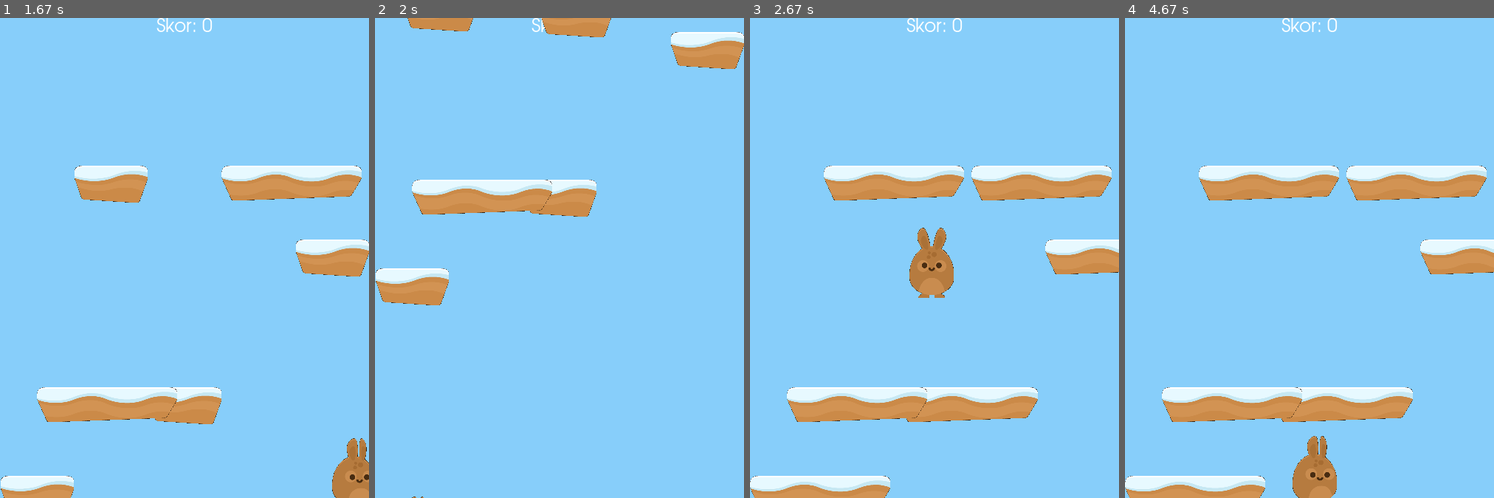
Above: before the commit, frames 1-4 (left to right).
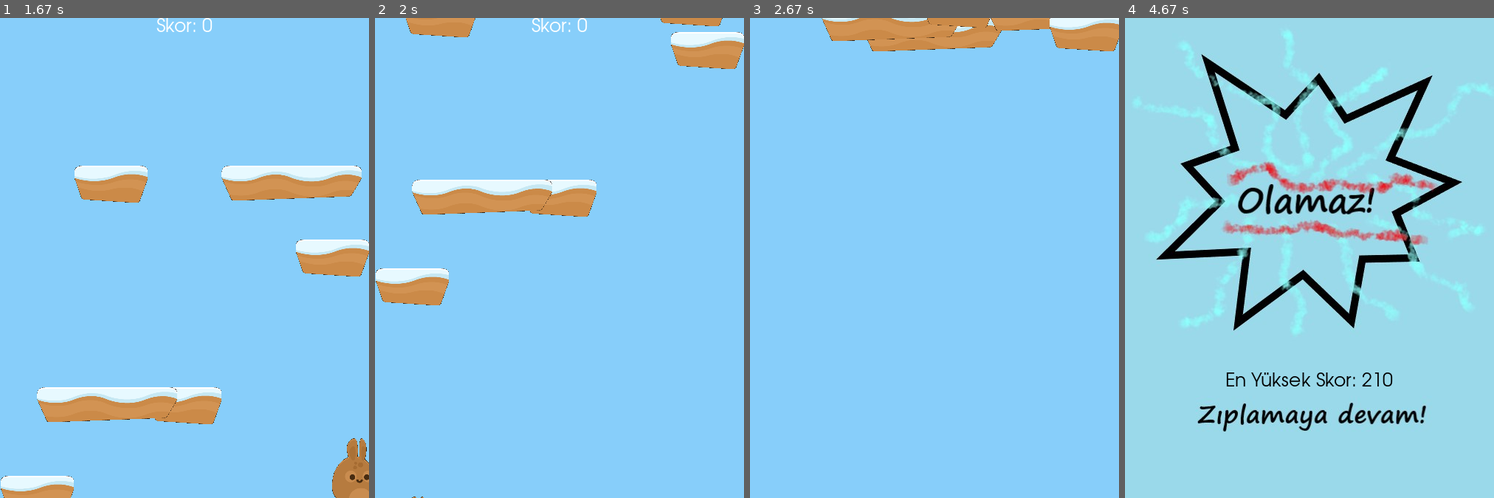
Above: after the commit, the same moments.

Repository: ProjeYonetimiDersi/Butunleme-Pygame
Game: pygame game, started from projeyonetimiButunleme/main.py
The game is run twice, just before and just after one commit, with the same random seed, the same clock (stepped at 60 frames per second) and the same inputs.
Inputs:
- Up to frame 1 (1.67 s): tap Enter at 0.33 s; tap Space at 0.67 s; hold Right 1-1.47 s; hold Right from 1.5 s (still down)
- Up to frame 2 (2 s): release Right at 1.97 s
- Up to frame 3 (2.67 s): hold Left 2-2.53 s; hold Left from 2.57 s (still down)
- Up to frame 4 (4.67 s): release Left at 2.97 s; hold Right 3-3.63 s; hold Left 3.67-4.13 s; hold Right 4.17-4.63 s

Frame 1 is identical in both runs. In frame 2, 1.1% of the frame differs, in the area x 8-95%, y 0-4%; in frame 3, 18%; in frame 4, 28%, in the area x 0-100%, y 0-100%.

Commit message:
Düşman oluşumu, platform oluşumu, skor kaydı ve zıplama mekaniği düzeltildi.

Diff:
--- a/projeyonetimiButunleme/main.py
+++ b/projeyonetimiButunleme/main.py
@@ -10,6 +10,7 @@
         self.clock = pygame.time.Clock()
         self.spritesheet = Spritesheet(SPRITESHEET)
         self.running = True
+        self.platformsayac = 0
         self.sayac = 0
         self.skor = 0
         self.maksimumSkor = 0
@@ -80,6 +81,7 @@
             if carpismalar:
                 durum = self.player.rect.midbottom[0] <= carpismalar[0].rect.left - 10 or self.player.rect.midbottom[0] >= carpismalar[0].rect.right + 10
                 if carpismalar[0].rect.center[1] + 7 > self.player.rect.bottom and not durum:
+                    self.player.jumping = True
                     self.player.hiz.y = 0
                     self.player.rect.bottom = carpismalar[0].rect.top
 
@@ -97,6 +99,22 @@
 
         dusmanTemasi = pygame.sprite.spritecollide(self.player, self.enemies, False, pygame.sprite.collide_mask)
         if dusmanTemasi:
+            try:
+                with open("skor.txt", "r") as dosya:
+                    kayitliSkor = int(dosya.read())
+                    if self.skor > kayitliSkor:
+                        with open("skor.txt", "w") as dosya:
+                            dosya.writelines(str(self.skor))
+                        self.maksimumSkor = self.skor
+                    else:
+                        with open("skor.txt","r") as dosya:
+                            skor = str(dosya.read())
+                            self.maksimumSkor = skor
+            except FileNotFoundError:
+                with open("skor.txt", "w") as dosya:
+                    dosya.writelines(str(self.skor))
+                    self.maksimumSkor = skor
+
             self.skor = 0
             self.playing = False
 
@@ -128,8 +146,19 @@
 
 
         while len(self.platforms) < 6:
-            genislik = random.randrange(50, 100)
-            p = Platform(self, random.randrange(0, WIDTH-genislik), random.randrange(-40, 0))
+            if self.platformsayac == 0:
+                genislik = random.randrange(50, 100)
+                p = Platform(self, random.randrange(0, WIDTH - genislik), random.randrange(-2, 0))
+            else:
+                genislik = random.randrange(50, 100)
+                p = Platform(self, random.randrange(0, WIDTH - genislik), random.randrange(-42, -2))
+
+            self.platformsayac += 1
+
+            if len(self.platforms) == 5:
+                self.platformsayac = 0
+
+
             self.platforms.add(p)
             self.all_sprites.add(p)
 
@@ -139,7 +168,7 @@
                 self.all_sprites.add(powerup)
 
             if p.rect.width > 100:
-                if random.randint(1, 5) == 1:
+                if random.randint(1, 10) == 1:
                     enemy = Enemy(self, p)
                     self.enemies.add(enemy)
                     self.all_sprites.add(enemy)
--- a/projeyonetimiButunleme/skor.txt
+++ b/projeyonetimiButunleme/skor.txt
@@ -1 +1 @@
-2210
+210
--- a/projeyonetimiButunleme/sprites.py
+++ b/projeyonetimiButunleme/sprites.py
@@ -22,6 +22,7 @@
         self.load_images()
         self.sonZaman = 0
         self.sayac = 0
+        self.jumping = False
         self.walking = False
         self.image = self.beklemeler[0]
         self.image.set_colorkey((0, 0, 0))
@@ -45,9 +46,10 @@
     def zipla(self):
         self.rect.y += 1
         temasVarmi = pygame.sprite.spritecollide(self, self.oyun.platforms, False)
-        if temasVarmi:
+        if temasVarmi and self.jumping:
             self.oyun.ziplamaSesi.play()
             self.hiz.y -= 15
+            self.jumping = False
 
 
     def update(self, *args):
